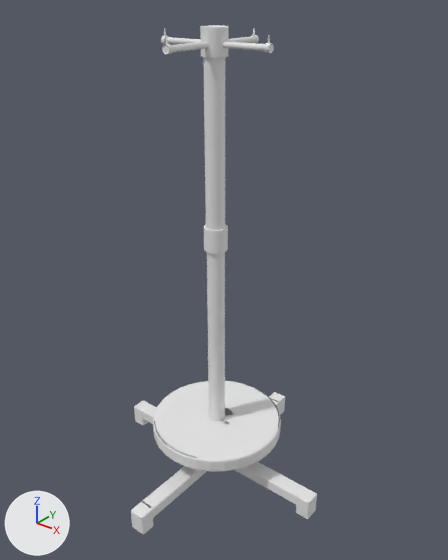
A saved change to the FBX model VirtualSurgeryRoom/VirtualSurgeryRoom/Assets/Prefabs/Flebo.fbx.
Before and after are seen from a 50 mm lens placed at (6.185, -5.568, 5.865), pointed at (4.791, -3.827, 4.785). Lighting does not change. The marker at lower left points along +X, +Y and +Z. Vertices at the same position are counted once.

The first picture shows 'Flebo1'.
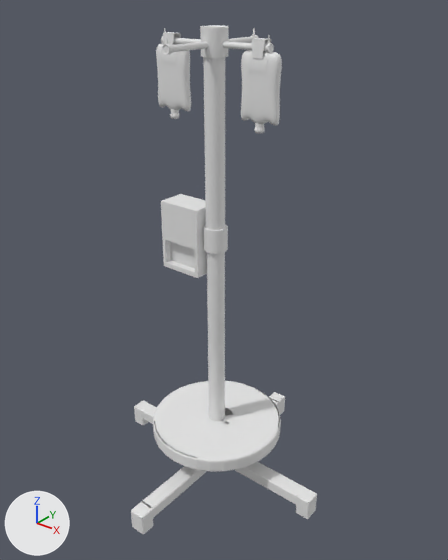
What changed in the scene script:
```text
Add mat_white:
    mat_white = principled_material('white')
    mat_white.base_color = (0.8, 0.8, 0.8)  # white #e7e7e7
    mat_white.roughness = 0.553
Add mat_glass:
    mat_glass = principled_material('Glass')
    mat_glass.base_color = (0.8, 0.8, 0.8)  # white #e7e7e7
    mat_glass.roughness = 0.553
Add mat_locker:
    mat_locker = principled_material('Locker')
    mat_locker.base_color = (0.8, 0.8, 0.8)  # white #e7e7e7
    mat_locker.roughness = 0.553
Add mat_material_001:
    mat_material_001 = principled_material('Material.001')
    mat_material_001.base_color = (0.8, 0.8, 0.8)  # white #e7e7e7
    mat_material_001.roughness = 0.553
Change me_cube_018:
    used by ob_flebo1; location = (4.765, -3.848, 4.784)
    remove me_cube_018.from_pydata(...)  # 2064 vertices, 1625 faces; spans x -0.51..0.51, y -0.51..0.51, z -0.94..0.94
    add me_cube_018.from_pydata(...)  # 11056 vertices, 10492 faces; spans x -0.51..0.51, y -0.51..0.51, z -0.94..0.94
    me_cube_018 part 1: a new loose piece of 2739 vertices spanning x 0.17..0.22, y -0.02..0.03, z 0.85..0.91, in mat_chrome (white #e7e7e7)
    me_cube_018 part 2: a new loose piece of 2739 vertices spanning x -0.22..-0.17, y -0.02..0.03, z 0.85..0.91, in mat_chrome (white #e7e7e7)
    me_cube_018 part 3: a new loose piece of 1314 vertices spanning x 0.12..0.27, y -0.02..0.03, z 0.64..0.87, in mat_glass (white #e7e7e7)
    me_cube_018 part 4: a new loose piece of 1314 vertices spanning x -0.27..-0.12, y -0.02..0.03, z 0.64..0.87, in mat_glass (white #e7e7e7)
    me_cube_018 part 5: a new loose piece of 240 vertices spanning x 0.18..0.21, y -0.01..0.02, z 0.61..0.65, in mat_chrome (white #e7e7e7)
    me_cube_018 part 6: a new loose piece of 240 vertices spanning x -0.21..-0.18, y -0.01..0.02, z 0.61..0.65, in mat_chrome (white #e7e7e7)
    me_cube_018 part 7: a new loose piece of 176 vertices spanning x -0.26..-0.04, y -0.06..0.06, z 0.02..0.3
    add me_cube_018.materials.append(mat_locker)  # white #e7e7e7
    add me_cube_018.materials.append(mat_white)  # white #e7e7e7
    add me_cube_018.materials.append(mat_material_001)  # white #e7e7e7
    add me_cube_018.materials.append(mat_glass)  # white #e7e7e7
```

What differs and where, as boxes [x1, y1, x2, y2] in the pictures (448 x 560 px):
part 1 of me_cube_018, added
    after: [252, 38, 271, 59]
part 2 of me_cube_018, added
    after: [163, 32, 181, 45]
part 3 of me_cube_018, added
    after: [241, 50, 282, 126]
part 4 of me_cube_018, added
    after: [156, 43, 191, 111]
part 5 of me_cube_018, added
    after: [254, 123, 265, 133]
part 6 of me_cube_018, added
    after: [170, 109, 180, 119]
part 7 of me_cube_018, added
    after: [161, 194, 207, 278]
